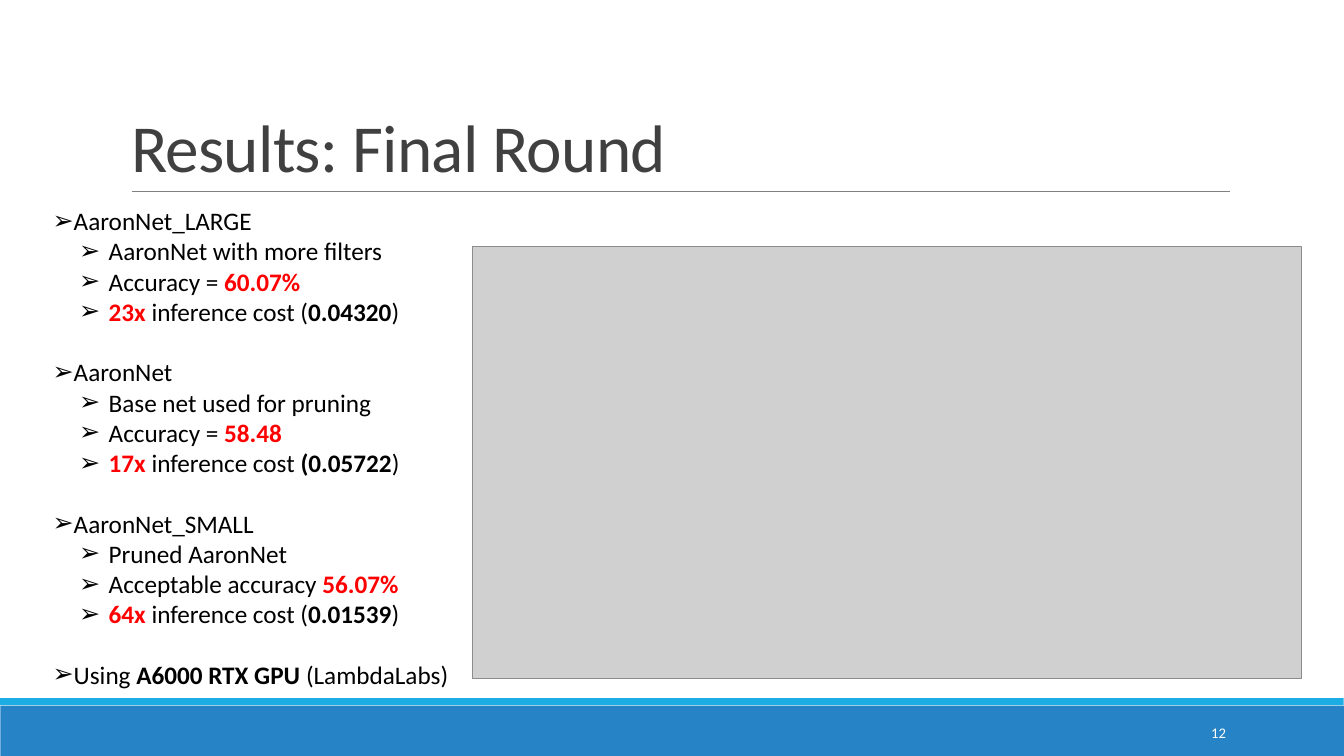
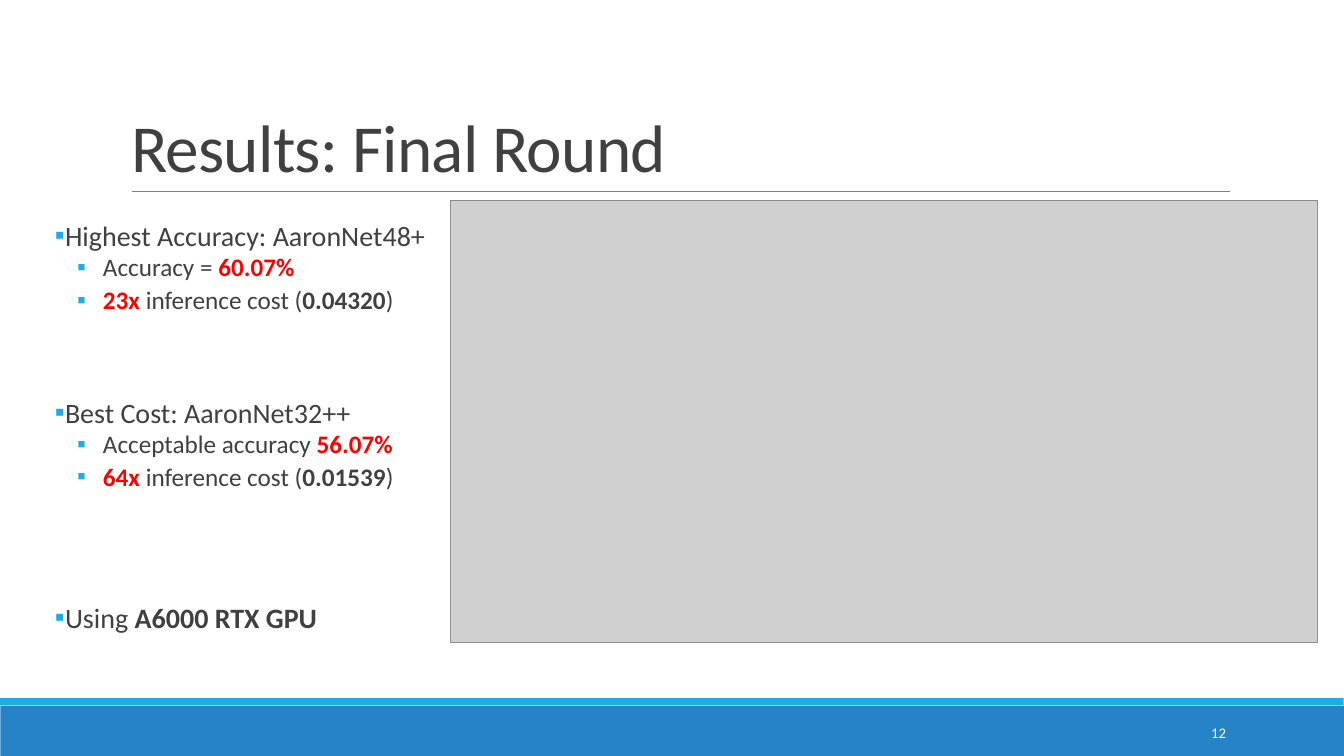
Before and after one commit to ITU-AI-ML-in-5G-Challenge/ITU-ML5G-PS-007-Aaronica, a slide deck: slide 12 of Presentation/GrandFinale.pptx. Drawn at 1344x756 pixels with LibreOffice and Linux fonts; fonts in the diff are those of the drawing; grey boxes stand for pictures. Boxes give left, top, right and bottom in pixels: in the first picture for what was removed or moved away, otherwise in the second. Text is boxed around its words. In the diff, an @@ line names an element or a change of style, - is before the commit and + after.

```diff
--- a/Presentation/GrandFinale.pptx
+++ b/Presentation/GrandFinale.pptx
@@ picture: place and size @@
-picture at [473, 247, 1302, 679]
+picture at [451, 201, 1318, 642]
@@ text added at [65, 226, 425, 633], 18 pt, text #404040 @@
+▪ Highest Accuracy: AaronNet48+
+  ▪ Accuracy = 60.07%
+  ▪ 23x inference cost (0.04320)
+▪ Best Cost: AaronNet32++
+  ▪ Acceptable accuracy 56.07%
+  ▪ 64x inference cost (0.01539)
+▪ Using A6000 RTX GPU
@@ text removed at [74, 213, 448, 689] @@
-➢ AaronNet_LARGE
-  ➢ AaronNet with more filters
-  ➢ Accuracy = 60.07%
-  ➢ 23x inference cost (0.04320)
-➢ AaronNet
-  ➢ Base net used for pruning
-  ➢ Accuracy = 58.48
-  ➢ 17x inference cost (0.05722)
-➢ AaronNet_SMALL
-  ➢ Pruned AaronNet
-  ➢ Acceptable accuracy 56.07%
-  ➢ 64x inference cost (0.01539)
-➢ Using A6000 RTX GPU (LambdaLabs)
```
Also in this commit, not shown: 8 other slides changed, 2 slides added, 1 other file.
